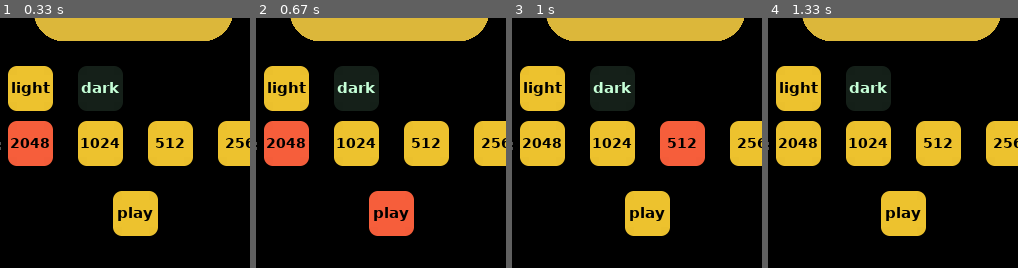
Above: before the commit, frames 1-4 (left to right).
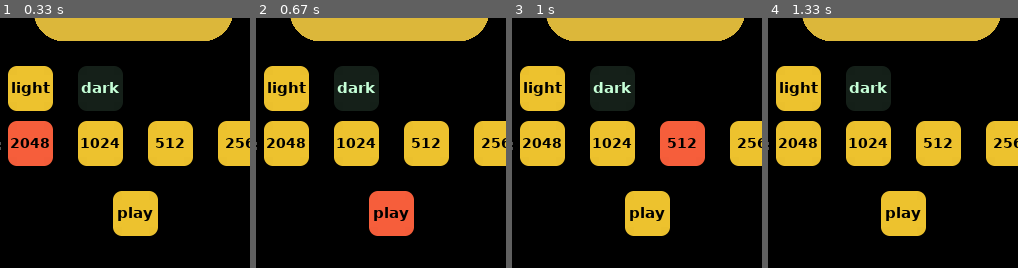
Above: after the commit, the same moments.

Repository: rajitbanerjee/2048-pygame
Game: pygame game, started from start.py
The game is run twice, just before and just after one commit, with the same random seed, the same clock (stepped at 60 frames per second) and the same inputs.
Inputs (mouse positions are % of the whole screen's width and height, from its top left):
- Up to frame 1 (0.33 s): no input
- Up to frame 2 (0.67 s): click "play" at 0.38 s
- Up to frame 3 (1 s): click (60, 72) at 0.72 s
- Up to frame 4 (1.33 s): click (19, 35) at 1.05 s
The pictures show only the part of the screen within x 24-74%, y 45-95%; the shares and areas given below are measured in that part.

Frame 1 is identical in both runs. In frame 2, 2.9% of the frame differs, in the area x 3-22%, y 41-60%; in frame 3, nothing differs; in frame 4, nothing differs.

Commit message:
remove default difficulty

Diff:
--- a/start.py
+++ b/start.py
@@ -109,8 +109,8 @@
                   340, 330, 45, 45, "256")
 
     # default difficulty
-    difficulty = 2048
-    diff_selected = True
+    difficulty = 0
+    diff_selected = False
 
     # create play button
     play = Button(tuple(c["colour"]["light"]["2048"]),
@@ -206,7 +206,7 @@
 
                 # play game with selected theme
                 if play.isOver(pos):
-                    if theme != "":
+                    if theme != "" and difficulty != 0:
                         playGame(theme, difficulty)
 
                 # reset theme & diff choice if area outside buttons is clicked
